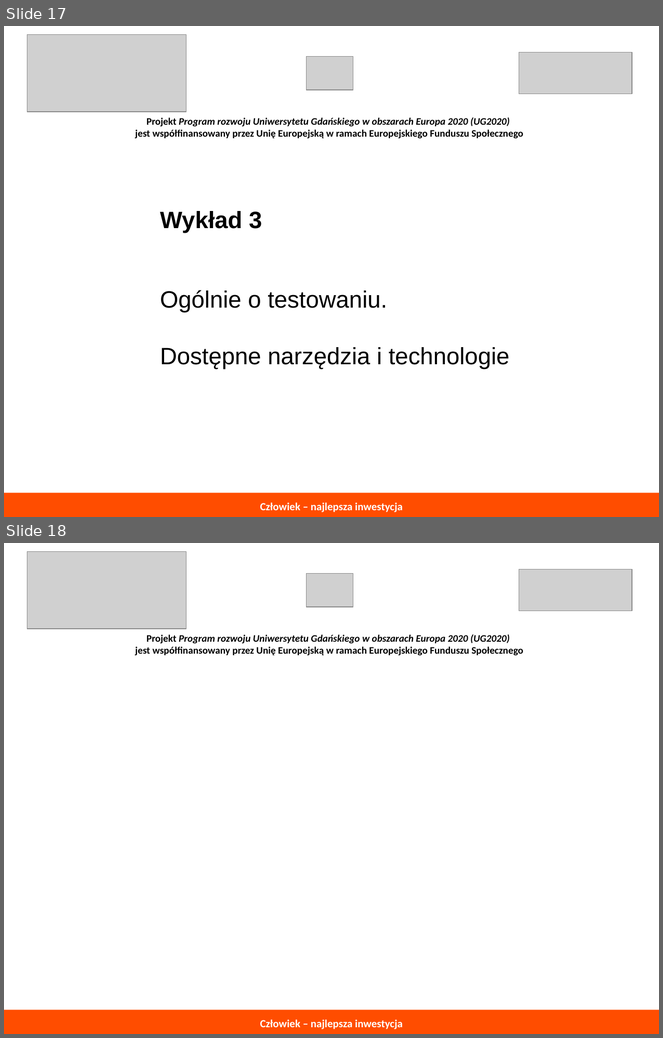
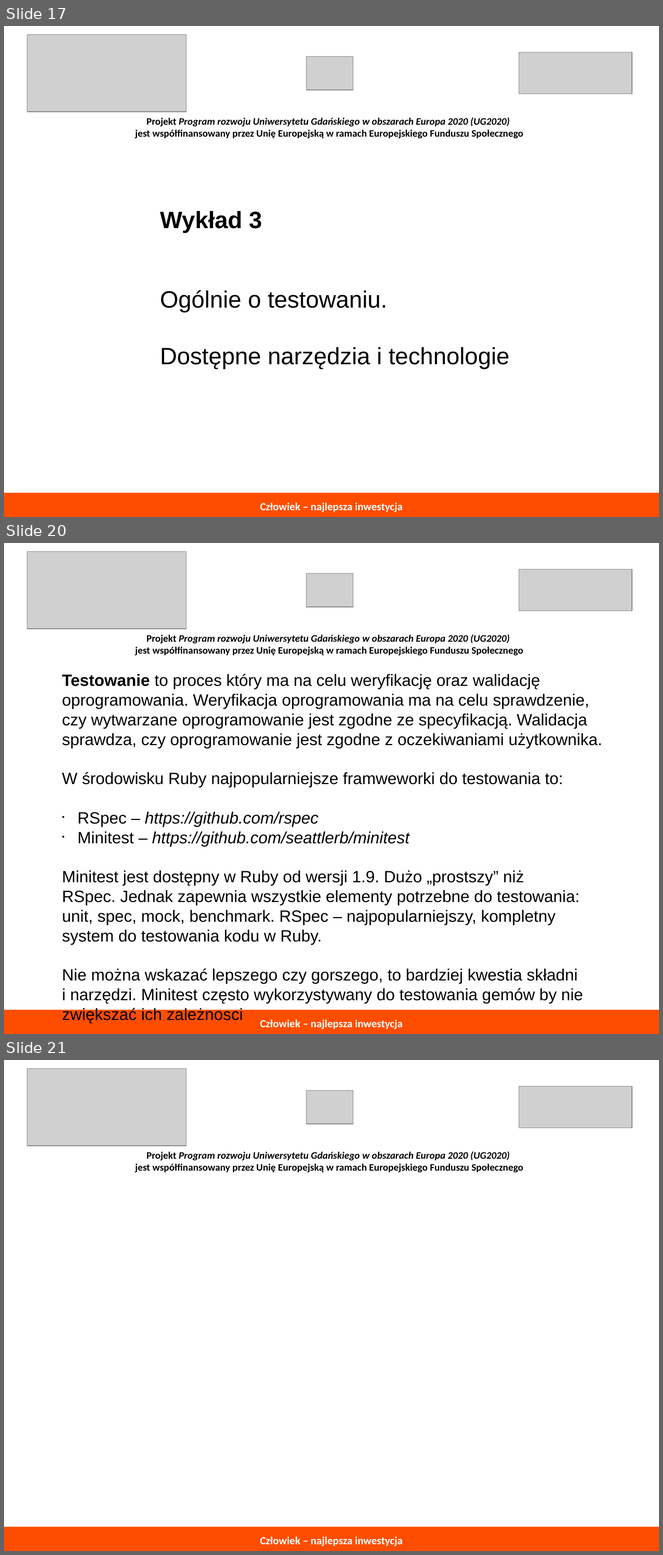
Before and after one commit to ljadanowski/syllabus-testowanie-aplikacji, a slide deck: todo/konspekt_wykladu.odp. Shown one above the other, each under a label of ours: slides 17 and 18 before the commit, slides 17, 20 and 21 after it; the slides between them are not shown. The pictures are 663x1038 and 663x1555 pixels, drawn with LibreOffice and Linux fonts; fonts in the diff are those of the drawing; grey boxes stand for pictures. Boxes give left, top, right and bottom in pixels: in the first picture for what was removed or moved away, otherwise in the second. Text is boxed around its words. In the diff, an @@ line names an element or a change of style, - is before the commit and + after.

```diff
--- a/todo/konspekt_wykladu.odp
+++ b/todo/konspekt_wykladu.odp
@@ slide 20 added at <box>4,543,659,1034</box>, background #FFFFFF @@
@@ group added at <box>27,551,632,656</box>: 3 pictures, 1 text @@
+Projekt Program rozwoju Uniwersytetu Gdańskiego w obszarach Europa 2020 (UG2020)
+jest współfinansowany przez Unię Europejską w ramach Europejskiego Funduszu Społecznego
@@ text added at <box>62,674,603,1004</box>, 18 pt, text #000000 @@
+Testowanie to proces który ma na celu weryfikację oraz walidację
+oprogramowania. Weryfikacja oprogramowania ma na celu sprawdzenie,
+czy wytwarzane oprogramowanie jest zgodne ze specyfikacją. Walidacja
+sprawdza, czy oprogramowanie jest zgodne z oczekiwaniami użytkownika.
+W środowisku Ruby najpopularniejsze framweworki do testowania to:
+• RSpec – https://github.com/rspec
+• Minitest – https://github.com/seattlerb/minitest
+Minitest jest dostępny w Ruby od wersji 1.9. Dużo „prostszy” niż
+RSpec. Jednak zapewnia wszystkie elementy potrzebne do testowania:
+unit, spec, mock, benchmark. RSpec – najpopularniejszy, kompletny
+system do testowania kodu w Ruby.
+Nie można wskazać lepszego czy gorszego, to bardziej kwestia składni
+i narzędzi. Minitest często wykorzystywany do testowania gemów by nie
+zwiększać ich zależnosci
@@ rectangle added at <box>4,1010,659,1034</box>, fill #FF4D00, 12 pt, text #FFFFFF, bold @@
+Człowiek – najlepsza inwestycja
@@ what was slide 18 is now slide 21 @@
```
Also in this commit, not shown: 5 other slides added, 1 other file.
